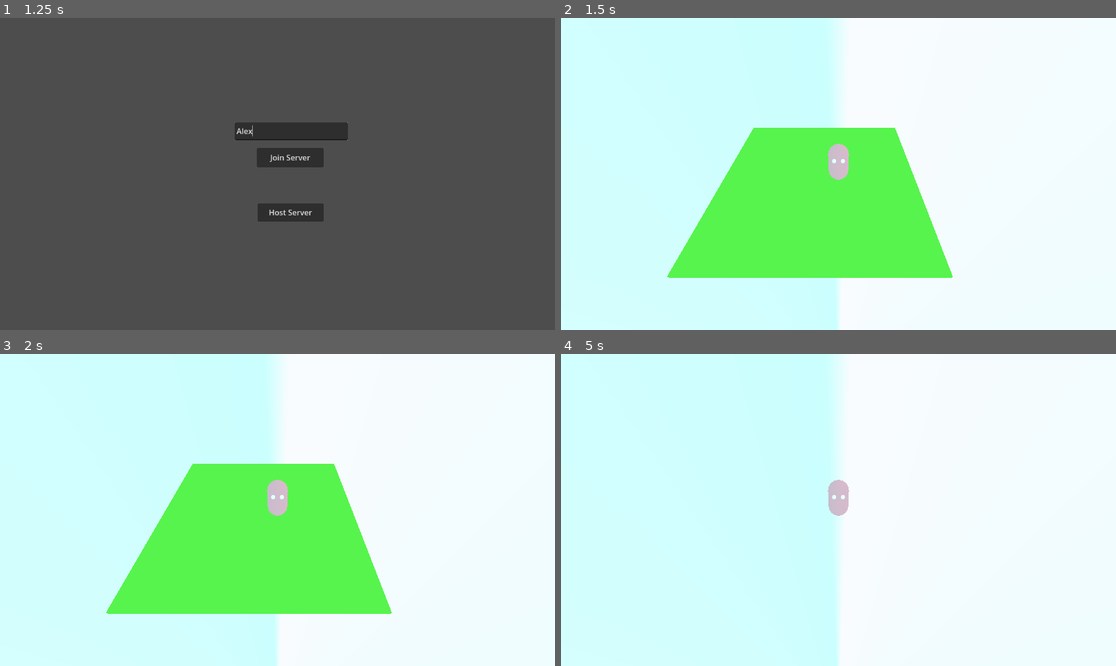
Above: before the commit, frames 1-4 (two rows, left to right).
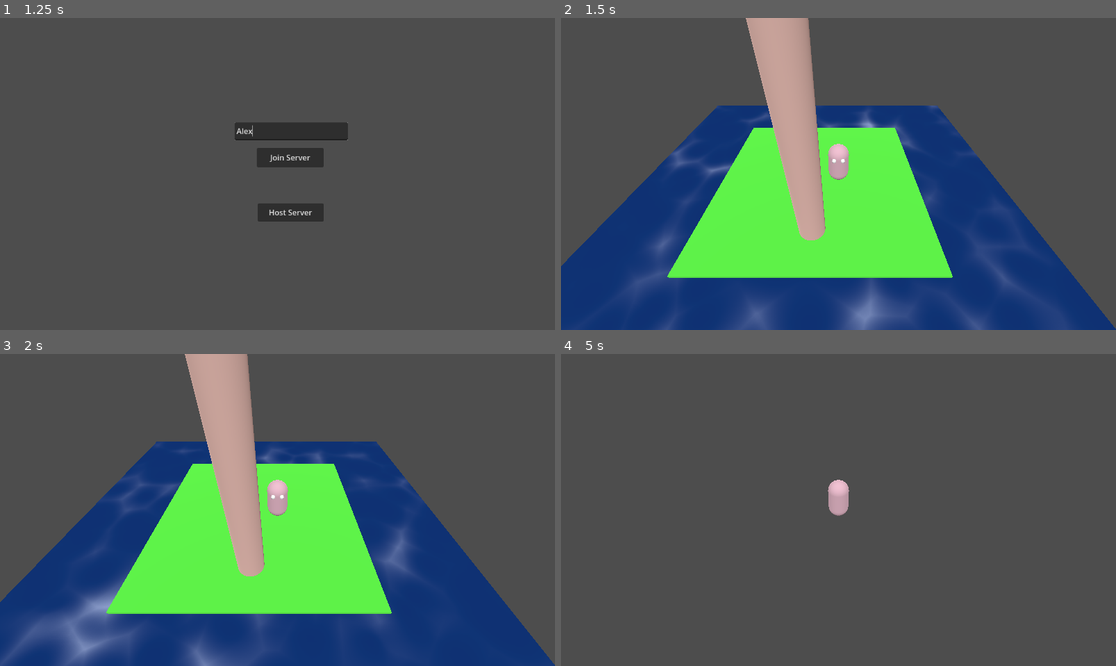
Above: after the commit, the same moments.

Repository: yellowisk/Game-Jam
Game: Godot game, scene res://teste.tscn
Same seed, same stepped clock (60 frames per second), same inputs: the game is played once before the commit and once after it.
Inputs (mouse positions are in pixels of both pictures, inside the frame that each line leads up to):
- Up to frame 1 (1.25 s): click (288, 130) at 0.52 s; type "Alex" at 0.6 s
- Up to frame 2 (1.5 s): click "Host Server" at 1.25 s
- Up to frame 3 (2 s): no input
- Up to frame 4 (5 s): tap Enter (ui_accept) at 2, 2.1, 2.27, 2.57, 2.85, 3.02, 3.32, 3.6, 4.35, 4.52, 4.82 s; hold D (move_right) 2.03-2.78 s; hold S (move_down) 2.78-3.53 s; hold D (move_right) 3.53-4.28 s; hold W (move_up) from 4.28 s (still down)

Frame 1 is identical in both runs. In frame 2, 84% of the frame differs, in the area x 0-100%, y 0-100%; in frame 3, 84%; in frame 4, 100%.

Commit message:
Add-Ocean

Diff:
--- /dev/null
+++ b/livre-game-jam/hud.tscn
@@ -0,0 +1,23 @@
+[gd_scene format=3 uid="uid://bfo5ddh7c4naw"]
+
+[node name="Hud" type="CanvasLayer"]
+
+[node name="Host" type="Button" parent="."]
+offset_left = 535.0
+offset_top = 385.0
+offset_right = 672.0
+offset_bottom = 423.0
+text = "Host Server"
+
+[node name="Join" type="Button" parent="."]
+offset_left = 533.0
+offset_top = 270.0
+offset_right = 672.0
+offset_bottom = 310.0
+text = "Join Server"
+
+[node name="TextEdit" type="TextEdit" parent="."]
+offset_left = 487.0
+offset_top = 217.0
+offset_right = 722.0
+offset_bottom = 254.0
--- /dev/null
+++ b/livre-game-jam/ocean.tscn
@@ -0,0 +1,19 @@
+[gd_scene load_steps=4 format=3 uid="uid://bku0vo72g81j"]
+
+[ext_resource type="Shader" uid="uid://dwa41k5cbwn0p" path="res://shaders/ocean.tres" id="1_15pkc"]
+
+[sub_resource type="ShaderMaterial" id="ShaderMaterial_yjka2"]
+render_priority = 0
+shader = ExtResource("1_15pkc")
+
+[sub_resource type="PlaneMesh" id="PlaneMesh_a32e8"]
+lightmap_size_hint = Vector2i(102, 102)
+material = SubResource("ShaderMaterial_yjka2")
+size = Vector2(20, 20)
+subdivide_width = 40
+subdivide_depth = 40
+
+[node name="Ocean" type="Node3D"]
+
+[node name="MeshInstance3D" type="MeshInstance3D" parent="."]
+mesh = SubResource("PlaneMesh_a32e8")
--- a/livre-game-jam/player.gd
+++ b/livre-game-jam/player.gd
@@ -2,8 +2,7 @@
 
 
 const SPEED = 5.0
-const JUMP_VELOCITY = 4.5
-
+const ANGULAR_ACELERATION = 7
 @onready var cam = $SpringArm3D/Camera3D
 
 func _enter_tree() -> void:
@@ -18,17 +17,14 @@
 		if not is_on_floor():
 			velocity += get_gravity() * delta
 
-		# Handle jump.
-		if Input.is_action_just_pressed("ui_accept") and is_on_floor():
-			velocity.y = JUMP_VELOCITY
-
 		if Input.is_action_just_pressed("quit"):
 			$"../".exit_game(name.to_int())
 			get_tree().quit()
 
 		# Get the input direction and handle the movement/deceleration.
 		# As good practice, you should replace UI actions with custom gameplay actions.
-		var input_dir := Input.get_vector("move_left", "move_right", "move_up", "move_down")
+		var input_dir := Vector2(Input.get_action_strength("move_right") - Input.get_action_strength("move_left"),
+								Input.get_action_strength("move_down") - Input.get_action_strength("move_up"))
 		var direction := (transform.basis * Vector3(input_dir.x, 0, input_dir.y)).normalized()
 		if direction:
 			velocity.x = direction.x * SPEED
@@ -36,5 +32,6 @@
 		else:
 			velocity.x = move_toward(velocity.x, 0, SPEED)
 			velocity.z = move_toward(velocity.z, 0, SPEED)
+		$Body.rotation.y = lerp_angle($Body.rotation.y, atan2(direction.x, direction.z), delta * ANGULAR_ACELERATION)
 
 		move_and_slide()
--- a/livre-game-jam/player.tscn
+++ b/livre-game-jam/player.tscn
@@ -26,6 +26,9 @@
 properties/1/path = NodePath(".:rotation")
 properties/1/spawn = true
 properties/1/replication_mode = 1
+properties/2/path = NodePath(".:motion_mode")
+properties/2/spawn = true
+properties/2/replication_mode = 1
 
 [node name="Player" type="CharacterBody3D"]
 script = ExtResource("1_u720k")
@@ -36,13 +39,15 @@
 [node name="Body" type="MeshInstance3D" parent="."]
 mesh = SubResource("CapsuleMesh_0vdww")
 
-[node name="Eye" type="MeshInstance3D" parent="."]
+[node name="Eye" type="MeshInstance3D" parent="Body"]
 transform = Transform3D(1, 0, 0, 0, 1, 0, 0, 0, 1, -0.2, 0.5, 0.5)
 mesh = SubResource("SphereMesh_gewnt")
+skeleton = NodePath("../..")
 
-[node name="Eye2" type="MeshInstance3D" parent="."]
+[node name="Eye2" type="MeshInstance3D" parent="Body"]
 transform = Transform3D(1, 0, 0, 0, 1, 0, 0, 0, 1, 0.2, 0.5, 0.5)
 mesh = SubResource("SphereMesh_gewnt")
+skeleton = NodePath("../..")
 
 [node name="MultiplayerSynchronizer" type="MultiplayerSynchronizer" parent="."]
 replication_config = SubResource("SceneReplicationConfig_u8qhb")
@@ -50,5 +55,6 @@
 [node name="SpringArm3D" type="SpringArm3D" parent="."]
 transform = Transform3D(1, 0, 0, 0, 0.727282, 0.686339, 0, -0.686339, 0.727282, 0, 3.05902, 4.07213)
 spring_length = 5.0
+margin = 0.1
 
 [node name="Camera3D" type="Camera3D" parent="SpringArm3D"]
--- /dev/null
+++ b/livre-game-jam/shaders/ocean.tres
@@ -0,0 +1,171 @@
+[gd_resource type="VisualShader" load_steps=19 format=3 uid="uid://dwa41k5cbwn0p"]
+
+[sub_resource type="VisualShaderNodeVectorOp" id="VisualShaderNodeVectorOp_8bgob"]
+default_input_values = [0, Quaternion(0, 0, 0, 0), 1, Quaternion(0, 0, 0, 0)]
+op_type = 2
+operator = 2
+
+[sub_resource type="VisualShaderNodeVectorOp" id="VisualShaderNodeVectorOp_2x7tm"]
+default_input_values = [0, Quaternion(0, 0, 0, 0), 1, Quaternion(1.25, 1.25, 1.25, 1.25)]
+op_type = 2
+operator = 5
+
+[sub_resource type="VisualShaderNodeFloatConstant" id="VisualShaderNodeFloatConstant_gkgcm"]
+constant = 0.8
+
+[sub_resource type="VisualShaderNodeFloatConstant" id="VisualShaderNodeFloatConstant_kqchh"]
+
+[sub_resource type="VisualShaderNodeColorConstant" id="VisualShaderNodeColorConstant_qvbj1"]
+constant = Color(8.66354e-07, 0.172964, 0.491105, 1)
+
+[sub_resource type="FastNoiseLite" id="FastNoiseLite_1jiwn"]
+noise_type = 2
+seed = 4
+fractal_type = 0
+cellular_distance_function = 1
+domain_warp_frequency = 1.735
+
+[sub_resource type="NoiseTexture2D" id="NoiseTexture2D_fo8os"]
+seamless = true
+noise = SubResource("FastNoiseLite_1jiwn")
+
+[sub_resource type="VisualShaderNodeTexture" id="VisualShaderNodeTexture_eapxk"]
+expanded_output_ports = [0]
+texture = SubResource("NoiseTexture2D_fo8os")
+
+[sub_resource type="VisualShaderNodeVectorOp" id="VisualShaderNodeVectorOp_0hoh3"]
+expanded_output_ports = [0]
+
+[sub_resource type="VisualShaderNodeUVFunc" id="VisualShaderNodeUVFunc_3h14r"]
+default_input_values = [1, Vector2(0.1, 0.1), 2, Vector2(0, 0)]
+
+[sub_resource type="VisualShaderNodeInput" id="VisualShaderNodeInput_g55nw"]
+input_name = "time"
+
+[sub_resource type="VisualShaderNodeInput" id="VisualShaderNodeInput_7al1r"]
+input_name = "time"
+
+[sub_resource type="VisualShaderNodeUVFunc" id="VisualShaderNodeUVFunc_1nx41"]
+default_input_values = [1, Vector2(-0.1, -0.1), 2, Vector2(0, 0)]
+
+[sub_resource type="FastNoiseLite" id="FastNoiseLite_iwsfx"]
+noise_type = 2
+seed = 4
+fractal_type = 0
+cellular_distance_function = 1
+
+[sub_resource type="NoiseTexture2D" id="NoiseTexture2D_c5ohk"]
+width = 1024
+height = 1024
+seamless = true
+noise = SubResource("FastNoiseLite_iwsfx")
+
+[sub_resource type="VisualShaderNodeTexture" id="VisualShaderNodeTexture_ax3c0"]
+texture = SubResource("NoiseTexture2D_c5ohk")
+
+[sub_resource type="VisualShaderNodeInput" id="VisualShaderNodeInput_f6faw"]
+input_name = "time"
+
+[sub_resource type="VisualShaderNodeUVFunc" id="VisualShaderNodeUVFunc_iousq"]
+
+[resource]
+code = "shader_type spatial;
+render_mode blend_mix, depth_draw_opaque, cull_back, diffuse_lambert, specular_schlick_ggx;
+
+uniform sampler2D tex_frg_3;
+uniform sampler2D tex_frg_9;
+
+
+
+void fragment() {
+// ColorConstant:14
+	vec4 n_out14p0 = vec4(0.000001, 0.172964, 0.491105, 1.000000);
+
+
+// Input:6
+	float n_out6p0 = TIME;
+
+
+// UVFunc:5
+	vec2 n_in5p1 = vec2(0.10000, 0.10000);
+	vec2 n_out5p0 = vec2(n_out6p0) * n_in5p1 + UV;
+
+
+// Texture2D:3
+	vec4 n_out3p0 = texture(tex_frg_3, n_out5p0);
+
+
+// Input:7
+	float n_out7p0 = TIME;
+
+
+// UVFunc:8
+	vec2 n_in8p1 = vec2(-0.10000, -0.10000);
+	vec2 n_out8p0 = vec2(n_out7p0) * n_in8p1 + UV;
+
+
+// Texture2D:9
+	vec4 n_out9p0 = texture(tex_frg_9, n_out8p0);
+
+
+// VectorOp:10
+	vec4 n_out10p0 = n_out3p0 * n_out9p0;
+
+
+// VectorOp:11
+	vec4 n_in11p1 = vec4(1.25000, 1.25000, 1.25000, 1.25000);
+	vec4 n_out11p0 = pow(n_out10p0, n_in11p1);
+
+
+// VectorOp:4
+	vec3 n_out4p0 = vec3(n_out14p0.xyz) + vec3(n_out11p0.xyz);
+
+
+// FloatConstant:12
+	float n_out12p0 = 0.800000;
+
+
+// FloatConstant:13
+	float n_out13p0 = 0.000000;
+
+
+// Output:0
+	ALBEDO = n_out4p0;
+	ALPHA = n_out12p0;
+	ROUGHNESS = n_out13p0;
+	EMISSION = vec3(n_out11p0.xyz);
+
+
+}
+"
+graph_offset = Vector2(-277.247, -149.387)
+nodes/vertex/2/node = SubResource("VisualShaderNodeInput_f6faw")
+nodes/vertex/2/position = Vector2(-160, 160)
+nodes/vertex/3/node = SubResource("VisualShaderNodeUVFunc_iousq")
+nodes/vertex/3/position = Vector2(60, 120)
+nodes/fragment/0/position = Vector2(900, 100)
+nodes/fragment/3/node = SubResource("VisualShaderNodeTexture_eapxk")
+nodes/fragment/3/position = Vector2(-100, 20)
+nodes/fragment/4/node = SubResource("VisualShaderNodeVectorOp_0hoh3")
+nodes/fragment/4/position = Vector2(520, 40)
+nodes/fragment/5/node = SubResource("VisualShaderNodeUVFunc_3h14r")
+nodes/fragment/5/position = Vector2(-280, 80)
+nodes/fragment/6/node = SubResource("VisualShaderNodeInput_g55nw")
+nodes/fragment/6/position = Vector2(-600, 160)
+nodes/fragment/7/node = SubResource("VisualShaderNodeInput_7al1r")
+nodes/fragment/7/position = Vector2(-600, 300)
+nodes/fragment/8/node = SubResource("VisualShaderNodeUVFunc_1nx41")
+nodes/fragment/8/position = Vector2(-320, 320)
+nodes/fragment/9/node = SubResource("VisualShaderNodeTexture_ax3c0")
+nodes/fragment/9/position = Vector2(-60, 340)
+nodes/fragment/10/node = SubResource("VisualShaderNodeVectorOp_8bgob")
+nodes/fragment/10/position = Vector2(140, 240)
+nodes/fragment/11/node = SubResource("VisualShaderNodeVectorOp_2x7tm")
+nodes/fragment/11/position = Vector2(300, 220)
+nodes/fragment/12/node = SubResource("VisualShaderNodeFloatConstant_gkgcm")
+nodes/fragment/12/position = Vector2(500, 360)
+nodes/fragment/13/node = SubResource("VisualShaderNodeFloatConstant_kqchh")
+nodes/fragment/13/position = Vector2(500, 440)
+nodes/fragment/14/node = SubResource("VisualShaderNodeColorConstant_qvbj1")
+nodes/fragment/14/position = Vector2(240, 40)
+nodes/fragment/connections = PackedInt32Array(5, 0, 3, 0, 6, 0, 5, 2, 7, 0, 8, 2, 8, 0, 9, 0, 9, 0, 10, 1, 3, 0, 10, 0, 10, 0, 11, 0, 11, 0, 4, 1, 12, 0, 0, 1, 11, 0, 0, 5, 13, 0, 0, 3, 4, 0, 0, 0, 14, 0, 4, 0)
--- a/livre-game-jam/teste.tscn
+++ b/livre-game-jam/teste.tscn
@@ -3,22 +3,22 @@
 [ext_resource type="PackedScene" uid="uid://d0nuf73ejflib" path="res://floor.tscn" id="1_73ad8"]
 [ext_resource type="Script" path="res://teste.gd" id="1_sa3fu"]
 [ext_resource type="PackedScene" uid="uid://bvctmpf0hmq2k" path="res://player.tscn" id="2_btk2o"]
+[ext_resource type="PackedScene" uid="uid://bku0vo72g81j" path="res://ocean.tscn" id="4_ios3a"]
 
-[sub_resource type="Gradient" id="Gradient_5avej"]
-colors = PackedColorArray(0.979242, 0.990144, 0.999031, 1, 0.796558, 1, 0.996305, 1)
+[sub_resource type="StandardMaterial3D" id="StandardMaterial3D_wpmkp"]
+transparency = 1
+albedo_color = Color(0.917647, 0.745098, 0.705882, 1)
 
-[sub_resource type="GradientTexture2D" id="GradientTexture2D_ofu67"]
-gradient = SubResource("Gradient_5avej")
+[sub_resource type="CylinderMesh" id="CylinderMesh_2grac"]
+material = SubResource("StandardMaterial3D_wpmkp")
+height = 20.0
 
-[sub_resource type="PanoramaSkyMaterial" id="PanoramaSkyMaterial_jgtx7"]
-panorama = SubResource("GradientTexture2D_ofu67")
+[sub_resource type="CylinderShape3D" id="CylinderShape3D_768c7"]
+height = 20.0
 
-[sub_resource type="Sky" id="Sky_4gwy5"]
-sky_material = SubResource("PanoramaSkyMaterial_jgtx7")
-
-[sub_resource type="Environment" id="Environment_gka7h"]
-background_mode = 2
-sky = SubResource("Sky_4gwy5")
+[sub_resource type="Environment" id="Environment_xd0cc"]
+ambient_light_color = Color(1, 1, 1, 1)
+tonemap_exposure = 3.75
 
 [node name="Main" type="Node3D"]
 script = ExtResource("1_sa3fu")
@@ -26,12 +26,12 @@
 
 [node name="Floor" parent="." instance=ExtResource("1_73ad8")]
 
-[node name="WorldEnvironment" type="WorldEnvironment" parent="."]
-environment = SubResource("Environment_gka7h")
-
 [node name="MultiplayerSpawner" type="MultiplayerSpawner" parent="."]
 _spawnable_scenes = PackedStringArray("res://player.tscn")
 spawn_path = NodePath("..")
+
+[node name="Ocean" parent="." instance=ExtResource("4_ios3a")]
+transform = Transform3D(1, 0, 0, 0, 1, 0, 0, 0, 1, 0, -0.647372, 0)
 
 [node name="CanvasLayer" type="CanvasLayer" parent="."]
 
@@ -55,5 +55,24 @@
 offset_right = 722.0
 offset_bottom = 254.0
 
+[node name="StaticBody3D" type="StaticBody3D" parent="."]
+transform = Transform3D(1, 0, 0, 0, 1, 0, 0, 0, 1, 0, 0.705547, 3.49697)
+
+[node name="MeshInstance3D" type="MeshInstance3D" parent="StaticBody3D"]
+transform = Transform3D(1, 0, 0, 0, 1, 0, 0, 0, 1, 0, 10, 0)
+mesh = SubResource("CylinderMesh_2grac")
+
+[node name="CollisionShape3D" type="CollisionShape3D" parent="StaticBody3D"]
+transform = Transform3D(1, 0, 0, 0, 1, 0, 0, 0, 1, 0, 10, 0)
+shape = SubResource("CylinderShape3D_768c7")
+
+[node name="DirectionalLight3D" type="DirectionalLight3D" parent="."]
+transform = Transform3D(1, 0, 0, 0, 0.492727, 0.870184, 0, -0.870184, 0.492727, 9.707, 50, 8.538)
+light_energy = 0.215
+sky_mode = 1
+
+[node name="WorldEnvironment" type="WorldEnvironment" parent="."]
+environment = SubResource("Environment_xd0cc")
+
 [connection signal="pressed" from="CanvasLayer/Host" to="." method="_on_host_pressed"]
 [connection signal="pressed" from="CanvasLayer/Join" to="." method="_on_join_pressed"]
